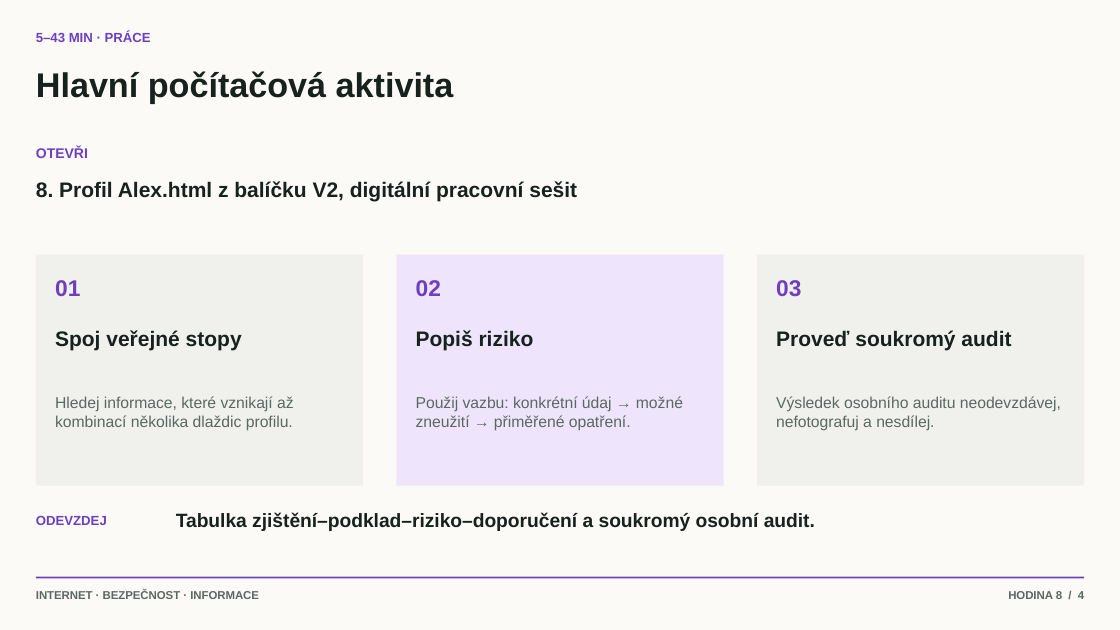
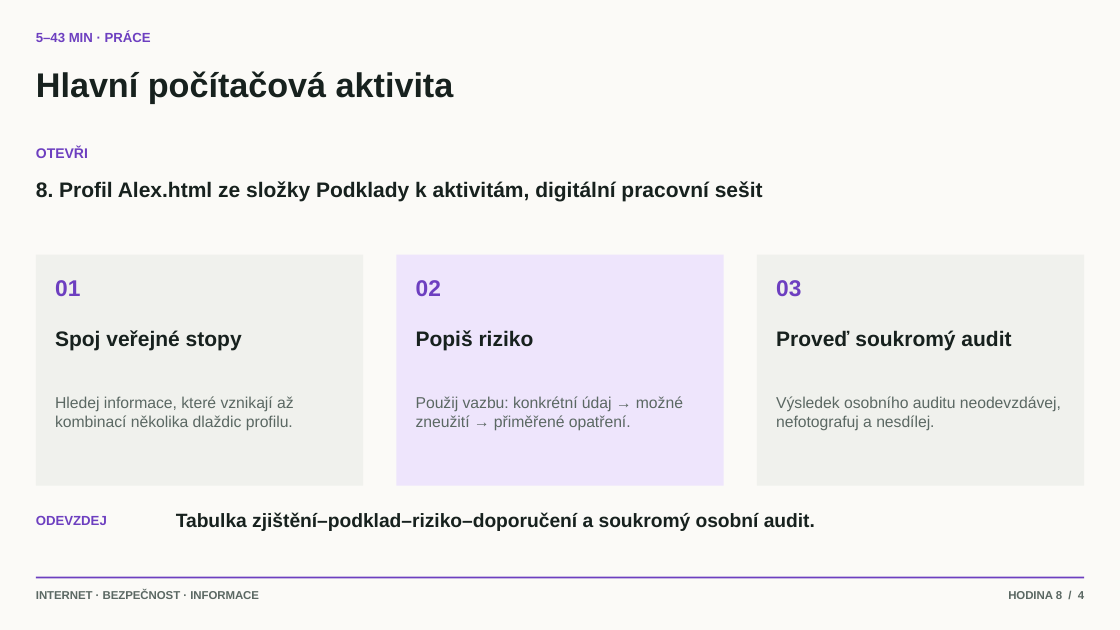
Before and after one commit to hlaska18/karel_hlas-web, a slide deck: slide 4 of public/materialy/1L/7/Prezentace k hodinám/8. Sociální sítě a digitální stopa.pptx. Drawn at 1120x630 pixels with LibreOffice and Linux fonts; fonts in the diff are those of the drawing. Boxes give left, top, right and bottom in pixels: in the first picture for what was removed or moved away, otherwise in the second. Text is boxed around its words. In the diff, an @@ line names an element or a change of style, - is before the commit and + after.

```diff
--- a/public/materialy/1L/7/Prezentace k hodinám/8. Sociální sítě a digitální stopa.pptx
+++ b/public/materialy/1L/7/Prezentace k hodinám/8. Sociální sítě a digitální stopa.pptx
@@ text at (36, 181, 763, 202): text changed @@
-8. Profil Alex.html z balíčku V2, digitální pracovní sešit
+8. Profil Alex.html ze složky Podklady k aktivitám, digitální pracovní sešit
```
Also in this commit, not shown: 39 other files.
